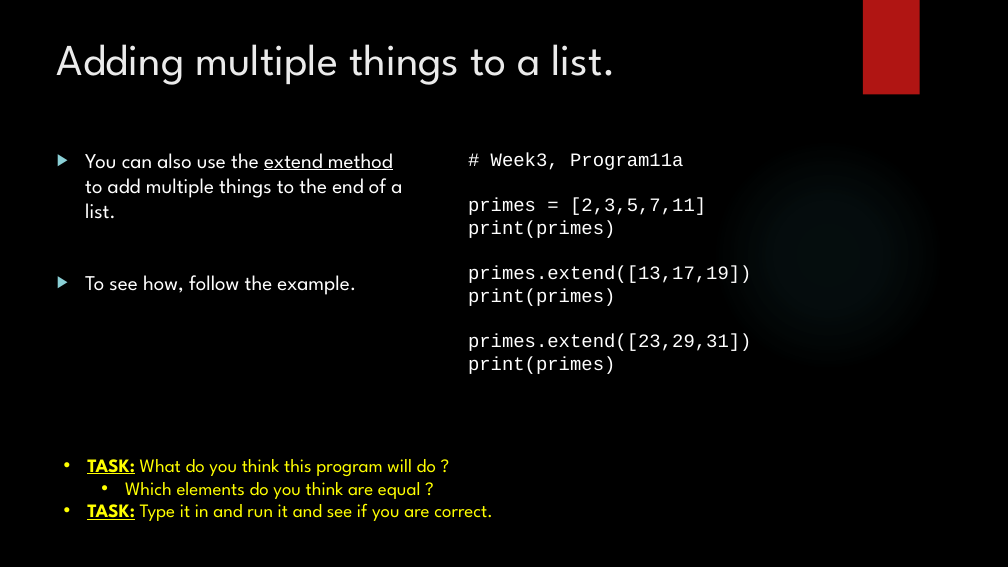
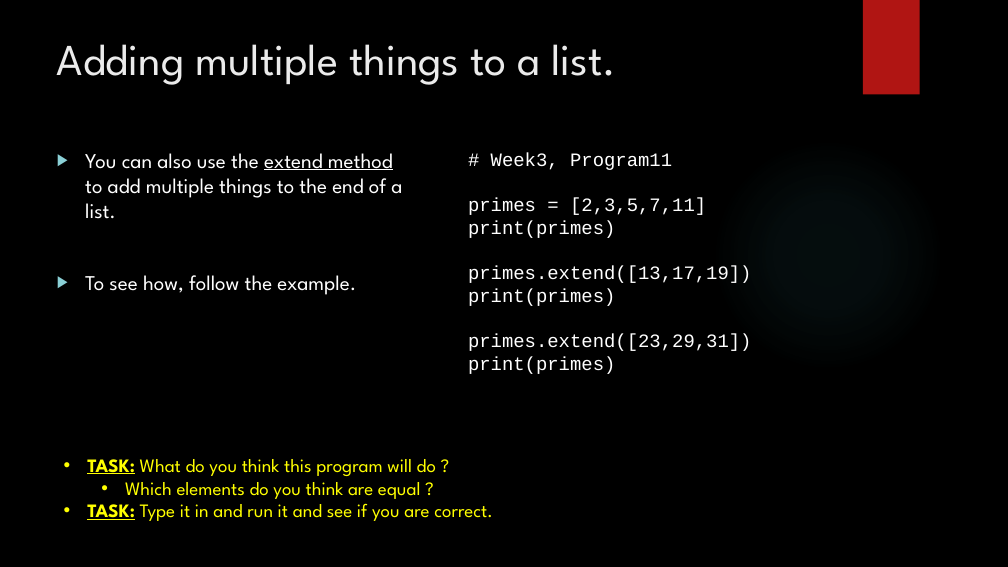
Before and after one commit to davidgroves/DGM_Tutorials, a slide deck: slide 22 of week3/week3.pptx. Drawn at 1008x567 pixels with LibreOffice and Linux fonts; fonts in the diff are those of the drawing; background and template pictures are left out. Boxes give left, top, right and bottom in pixels: in the first picture for what was removed or moved away, otherwise in the second. Text is boxed around its words. In the diff, an @@ line names an element or a change of style, - is before the commit and + after.

Commit message:
Edited program numbers for consistency between examples and powerpoint

```diff
--- a/week3/week3.pptx
+++ b/week3/week3.pptx
@@ text at box(491, 152, 672, 170): text changed @@
-# Week3, Program11a
+# Week3, Program11
```
Also in this commit, not shown: 3 other slides changed, 5 other files.
